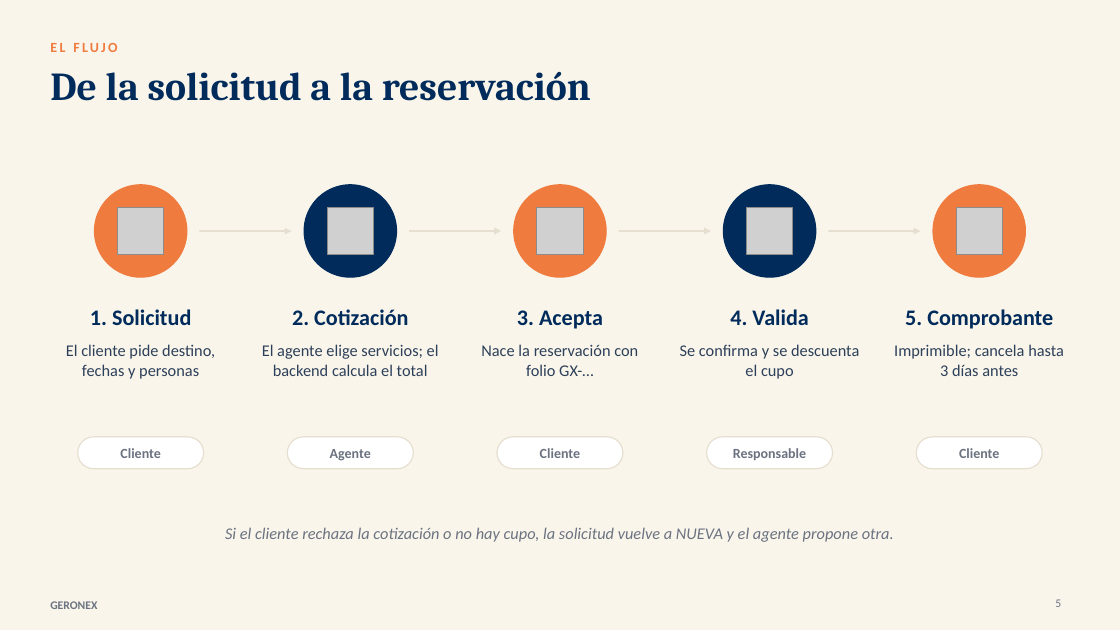
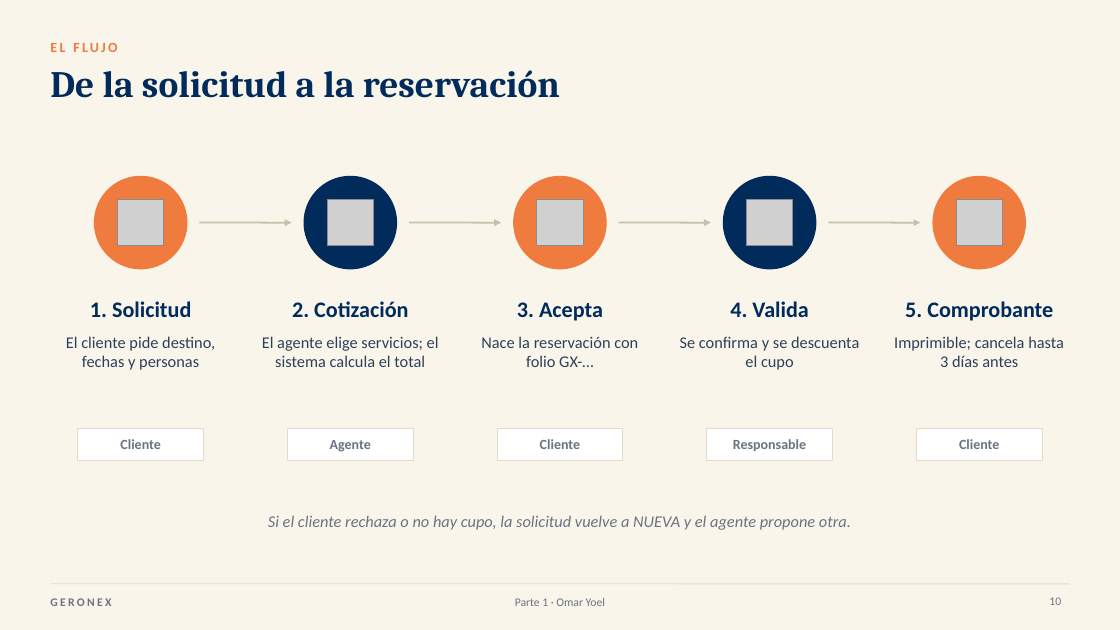
Before and after one commit to DavidVerguita/GERONEX_Equipo5, a slide deck: slide 10 of docs/Presentacion_GERONEX_Final.pptx (slide 5 before the commit). Drawn at 1120x630 pixels with LibreOffice and Linux fonts; fonts in the diff are those of the drawing; grey boxes stand for pictures. Boxes give left, top, right and bottom in pixels: in the first picture for what was removed or moved away, otherwise in the second. Text is boxed around its words. In the diff, an @@ line names an element or a change of style, - is before the commit and + after.

```diff
--- a/docs/Presentacion_GERONEX_Final.pptx
+++ b/docs/Presentacion_GERONEX_Final.pptx
@@ title "De la solicitud a la ..." at [50, 70, 560, 98]: size 34 to 32 pt @@
@@ arrow (200, 223) - (292, 223): stroke #E6DFCF 1.5 pt to #C9C0AC 1.5 pt @@
@@ arrow (409, 223) - (502, 223): stroke #E6DFCF 1.5 pt to #C9C0AC 1.5 pt @@
@@ arrow (619, 223) - (711, 223): stroke #E6DFCF 1.5 pt to #C9C0AC 1.5 pt @@
@@ 14 texts, 5 pictures, 5 ellipses, 4 arrows: place and size @@
-14 texts, 5 pictures, 5 ellipses, 4 arrows at [66, 185, 1064, 461]
+14 texts, 5 pictures, 5 ellipses, 4 arrows at [66, 176, 1064, 452]
@@ arrow (828, 223) - (921, 223): stroke #E6DFCF 1.5 pt to #C9C0AC 1.5 pt @@
@@ text at [262, 336, 439, 367]: text changed @@
-El agente elige servicios; el backend calcula el total
+El agente elige servicios; el sistema calcula el total
@@ rounded rectangle removed at [78, 437, 204, 469] @@
@@ rectangle added at [78, 429, 204, 460], fill #FFFFFF, outline #E3DCCB 0.75 pt @@
@@ rounded rectangle removed at [287, 437, 413, 469] @@
@@ rectangle added at [287, 429, 413, 460], fill #FFFFFF, outline #E3DCCB 0.75 pt @@
@@ rounded rectangle removed at [497, 437, 623, 469] @@
@@ rectangle added at [497, 429, 623, 460], fill #FFFFFF, outline #E3DCCB 0.75 pt @@
@@ rounded rectangle removed at [707, 437, 833, 469] @@
@@ rectangle added at [707, 429, 833, 460], fill #FFFFFF, outline #E3DCCB 0.75 pt @@
@@ rounded rectangle removed at [917, 437, 1043, 469] @@
@@ rectangle added at [917, 429, 1043, 460], fill #FFFFFF, outline #E3DCCB 0.75 pt @@
@@ text at [268, 515, 851, 530]: text changed @@
-Si el cliente rechaza la cotización o no hay cupo, la solicitud vuelve a NUEVA y el agente propone otra.
+Si el cliente rechaza o no hay cupo, la solicitud vuelve a NUEVA y el agente propone otra.
@@ text "GERONEX" at [50, 598, 111, 606]: letter spacing 0 to 2 pt @@
@@ line added from (50, 584) to (1070, 584), #E3DCCB 0.75 pt @@
@@ text added at [515, 598, 605, 606], 10 pt, text #6B7280 @@
+Parte 1 · Omar Yoel
@@ page number at [1049, 597, 1061, 605]: text changed @@
-5
+10
```
Also in this commit, not shown: 16 other slides changed, 9 slides added, 1 slide removed, 39 other files.
